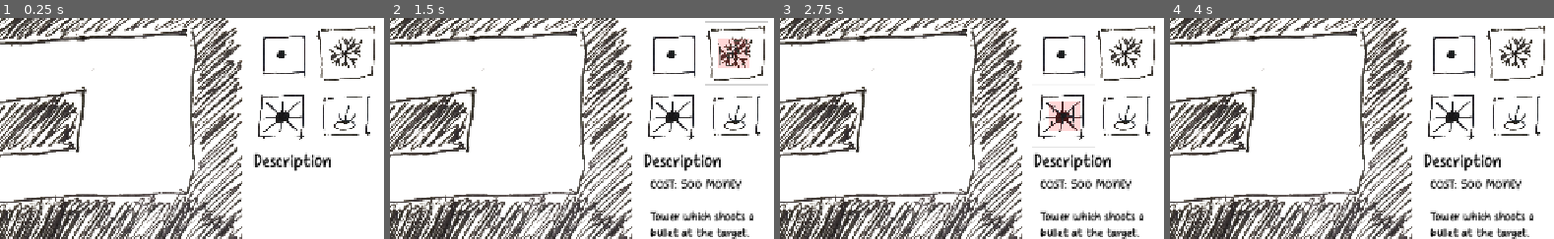
Above: before the commit, frames 1-4 (left to right).
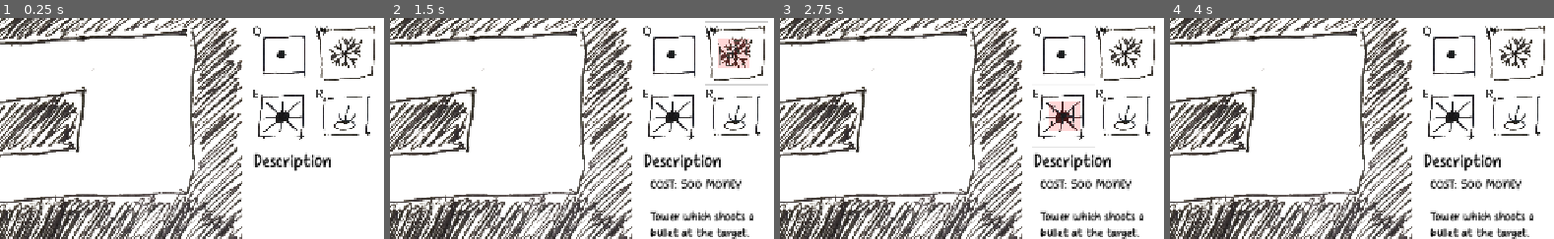
Above: after the commit, the same moments.

Repository: OzuYatamutsu/notebook-tower-defense
Game: Godot game, scene res://levels/level_cools.tscn
Two runs of this game, one before a commit and one after it. Both use one fixed random seed, a clock stepped at 60 frames per second and the inputs below. This scene is started directly instead of the project's main scene. Sound files missing from this copy of the repository are replaced by a short silence.
Inputs (mouse positions are % of the whole screen's width and height, from its top left):
- Up to frame 1 (0.25 s): no input
- Up to frame 2 (1.5 s): click (87, 17) at 0.5 s; click (95, 17) at 1.25 s
- Up to frame 3 (2.75 s): click (87, 31) at 2 s
- Up to frame 4 (4 s): click (95, 31) at 2.75 s; click "SFX: ON" at 3.5 s
The pictures show only the part of the screen within x 50-100%, y 9-59%; the shares and areas given below are measured in that part.

The runs differ from the first frame. In frame 1, 0.2% of the frame differs, in the area x 65-86%, y 3-36%; in frame 2, 0.2%; in frame 3, 0.2%; in frame 4, 0.2%.

Commit message:
Draw hotkeys on buttons at runtime

Diff:
--- a/components/tower_info_and_buy_panel.gd
+++ b/components/tower_info_and_buy_panel.gd
@@ -81,6 +81,7 @@
             _on_upgrade_button_click.bind(tower)
         )
 
+    draw_button_hotkeys()
     buy_mode()
 
 func _on_button_rollover(button: Button) -> void:
@@ -186,18 +187,36 @@
     PlacementModeActive = false
     DescriptionPanel.text = ""
 
+func draw_button_hotkeys() -> void:
+    for i in range(TowerBuySelectPanel.get_children().size()):
+        var label = Label.new()
+        label.add_theme_font_size_override("font_size", 100)
+
+        label.text = ["Q", "W", "E", "R"][i]
+        label.add_theme_color_override("font_color", Color(0,0,0,0.75))
+
+        TowerBuySelectPanel.get_child(i).add_child(label)
+    for i in range(TowerUpgradeSelectPanel.get_children().size()):
+        var label = Label.new()
+        label.add_theme_font_size_override("font_size", 100)
+
+        label.text = ["Q", "W", "E", "R"][i % 2]
+        label.add_theme_color_override("font_color", Color(0,0,0,0.75))
+
+        TowerUpgradeSelectPanel.get_child(i).add_child(label)
+
 func _input(_event: InputEvent) -> void:
     if Input.is_action_just_pressed("hotkey_select_tower_1"):
         if !InfoModeActive:
             _on_button_click(TowerBuySelectPanel.get_child(0))
         else:
-            _on_button_click(TowerUpgradeSelectPanel.get_child(0))
+            _on_button_click(TowerUpgradeSelectPanel.get_child(_get_nth_visible_child_index(0)))
         GameState.TOWER_PLACEMENT_SHADOW.set_ok_state()  # HACK
     elif Input.is_action_just_pressed("hotkey_select_tower_2"):
         if !InfoModeActive:
             _on_button_click(TowerBuySelectPanel.get_child(1))
         else:
-            _on_button_click(TowerUpgradeSelectPanel.get_child(1))
+            _on_button_click(TowerUpgradeSelectPanel.get_child(_get_nth_visible_child_index(1)))
         GameState.TOWER_PLACEMENT_SHADOW.set_ok_state()  # HACK
     elif Input.is_action_just_pressed("hotkey_select_tower_3"):
         if !InfoModeActive:
@@ -209,3 +228,16 @@
             _on_button_click(TowerBuySelectPanel.get_child(3))
             GameState.TOWER_PLACEMENT_SHADOW.set_ok_state()  # HACK
         # Does nothing in upgrade mode; only two towers to choose from
+
+func _get_nth_visible_child_index(n: int) -> int:
+    n += 1
+
+    for i in range(TowerUpgradeSelectPanel.get_children().size()):
+        if !TowerUpgradeSelectPanel.get_child(i).visible:
+            continue
+        n -= 1
+
+        if n == 0:
+            return i
+
+    return TowerUpgradeSelectPanel.get_children().size() - 1
